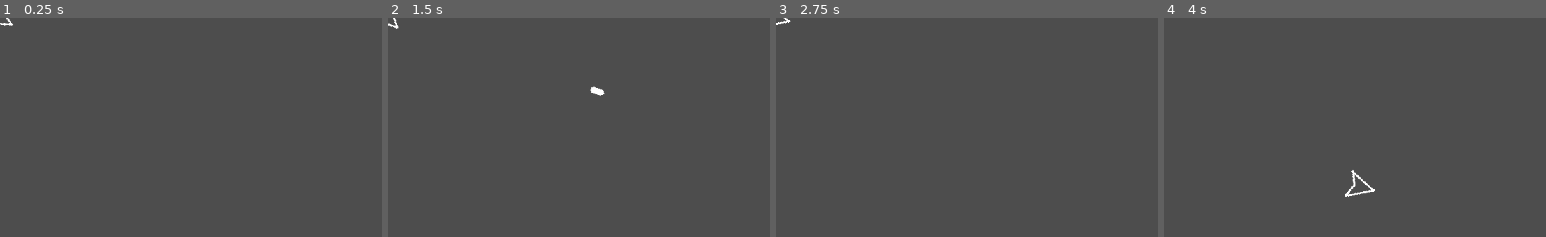
Above: before the commit, frames 1-4 (left to right).
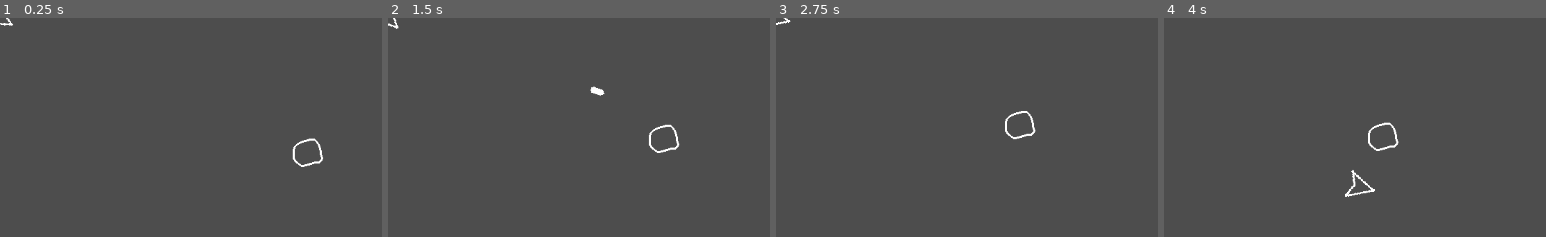
Above: after the commit, the same moments.

Repository: gwak-amole/atari-asteroids-knockoff
Game: Godot game, scene res://scenes/main.tscn
The game is run twice, just before and just after one commit, with the same random seed, the same clock (stepped at 60 frames per second) and the same inputs. The project has no main scene, so this scene is started directly.
Inputs (mouse positions are % of the whole screen's width and height, from its top left):
- Up to frame 1 (0.25 s): no input
- Up to frame 2 (1.5 s): tap Enter at 0.5 s; move the mouse to (75, 46) at 0.52 s; hold Right 0.53-1.28 s; hold X (fire) 0.53-1.28 s; move the mouse to (31, 56) at 1.27 s; hold Down from 1.28 s (still down); tap Alt at 1.35 s
- Up to frame 3 (2.75 s): move the mouse to (63, 29) at 2.02 s; release Down at 2.03 s; hold Right from 2.03 s (still down); tap Shift at 2.1 s
- Up to frame 4 (4 s): move the mouse to (47, 72) at 2.77 s; release Right at 2.78 s; hold Z (thrust) 2.78-3.53 s; tap X (fire) at 2.85 s; move the mouse to (84, 66) at 3.52 s; hold Left from 3.53 s (still down); tap Alt at 3.6 s
The pictures show only the part of the screen within x 0-50%, y 0-50%; the shares and areas given below are measured in that part.

The runs differ from the first frame. In frame 1, 0.3% of the frame differs, in the area x 76-85%, y 54-69%; in frame 2, 0.3%; in frame 3, 0.3%; in frame 4, 0.3%.

Commit message:
small asteroid added, now can be destroyed by bullet.

Diff:
--- a/scenes/bullets.tscn
+++ b/scenes/bullets.tscn
@@ -1,7 +1,10 @@
-[gd_scene load_steps=3 format=3 uid="uid://bg30r36q7eh5s"]
+[gd_scene load_steps=4 format=3 uid="uid://bg30r36q7eh5s"]
 
 [ext_resource type="Texture2D" uid="uid://kxc2oc62w7v7" path="res://art/bullet.png" id="1_8d5rh"]
 [ext_resource type="Script" path="res://scripts/bullets.gd" id="1_i3arh"]
+
+[sub_resource type="RectangleShape2D" id="RectangleShape2D_hn0iw"]
+size = Vector2(20, 7)
 
 [node name="bullets" type="CharacterBody2D"]
 script = ExtResource("1_i3arh")
@@ -9,3 +12,9 @@
 [node name="Sprite2D" type="Sprite2D" parent="."]
 texture_filter = 1
 texture = ExtResource("1_8d5rh")
+
+[node name="bullet_area" type="Area2D" parent="."]
+
+[node name="CollisionShape2D" type="CollisionShape2D" parent="bullet_area"]
+position = Vector2(0, -0.5)
+shape = SubResource("RectangleShape2D_hn0iw")
--- a/scenes/main.tscn
+++ b/scenes/main.tscn
@@ -1,14 +1,19 @@
-[gd_scene load_steps=4 format=3 uid="uid://d0mxgq2vtm8qw"]
+[gd_scene load_steps=5 format=3 uid="uid://d0mxgq2vtm8qw"]
 
 [ext_resource type="PackedScene" uid="uid://dvqmg3836n7si" path="res://scenes/player.tscn" id="1_qnapj"]
 [ext_resource type="Script" path="res://scripts/bulletspawner.gd" id="2_16hm0"]
 [ext_resource type="PackedScene" uid="uid://bg30r36q7eh5s" path="res://scenes/bullets.tscn" id="3_foibn"]
+[ext_resource type="PackedScene" uid="uid://cpuhphpa3mg2w" path="res://scenes/small_asteroid.tscn" id="4_ta2tx"]
 
 [node name="main" type="Node2D"]
 
 [node name="player" parent="." instance=ExtResource("1_qnapj")]
 
-[node name="Spawner" type="Node" parent="." node_paths=PackedStringArray("player")]
+[node name="bullet_spawner" type="Node" parent="." node_paths=PackedStringArray("player")]
 script = ExtResource("2_16hm0")
 bullet = ExtResource("3_foibn")
 player = NodePath("../player")
+
+[node name="small asteroid" parent="." node_paths=PackedStringArray("player") instance=ExtResource("4_ta2tx")]
+position = Vector2(452, 198)
+player = NodePath("../player")
--- /dev/null
+++ b/scenes/small_asteroid.tscn
@@ -0,0 +1,27 @@
+[gd_scene load_steps=5 format=3 uid="uid://cpuhphpa3mg2w"]
+
+[ext_resource type="Texture2D" uid="uid://qmisw8go31jv" path="res://art/asteroid1.png" id="1_6sqkr"]
+[ext_resource type="Script" path="res://scripts/small_asteroid.gd" id="1_72rcc"]
+
+[sub_resource type="CircleShape2D" id="CircleShape2D_ac4ki"]
+radius = 17.0294
+
+[sub_resource type="CircleShape2D" id="CircleShape2D_swilb"]
+radius = 24.3311
+
+[node name="small asteroid" type="CharacterBody2D"]
+script = ExtResource("1_72rcc")
+
+[node name="Sprite2D" type="Sprite2D" parent="."]
+texture_filter = 1
+texture = ExtResource("1_6sqkr")
+
+[node name="CollisionShape2D" type="CollisionShape2D" parent="."]
+shape = SubResource("CircleShape2D_ac4ki")
+
+[node name="Area2D" type="Area2D" parent="."]
+
+[node name="CollisionShape2D" type="CollisionShape2D" parent="Area2D"]
+shape = SubResource("CircleShape2D_swilb")
+
+[connection signal="area_entered" from="Area2D" to="." method="_on_area_2d_area_entered"]
--- /dev/null
+++ b/scripts/small_asteroid.gd
@@ -0,0 +1,38 @@
+extends CharacterBody2D
+
+@export var player: Node
+var texture1 = preload("res://art/asteroid1.png")
+var texture2 = preload("res://art/asteroid2.png")
+var texture3 = preload("res://art/asteroid3.png")
+var rng = RandomNumberGenerator.new()
+var chance = rng.randi_range(1, 3)
+var speed = 0.0;
+
+
+func _ready():
+	rng.randomize()
+	if (chance == 1):
+		$Sprite2D.texture = texture1
+	elif (chance == 2):
+		$Sprite2D.texture = texture2
+	else:
+		$Sprite2D.texture = texture3
+
+func _physics_process(delta: float) -> void:
+	if chance == 1:
+		speed = 40.0
+	elif chance == 2:
+		speed = 50.0
+	else:
+		speed = 60.0
+	var direction = (player.position - position)
+	if direction:
+		velocity = direction.normalized() * speed
+	else:
+		velocity = Vector2.ZERO
+
+	move_and_slide()
+
+func _on_area_2d_area_entered(area: Area2D) -> void:
+	if area.name == "bullet_area":
+		queue_free()
Binary file added: art/asteroid1.png
Not shown, added: art/asteroid1.png.import
Binary file added: art/asteroid2.png
Not shown, added: art/asteroid2.png.import
Binary file added: art/asteroid3.png
Not shown, added: art/asteroid3.png.import
Binary file changed: art/player.aseprite
